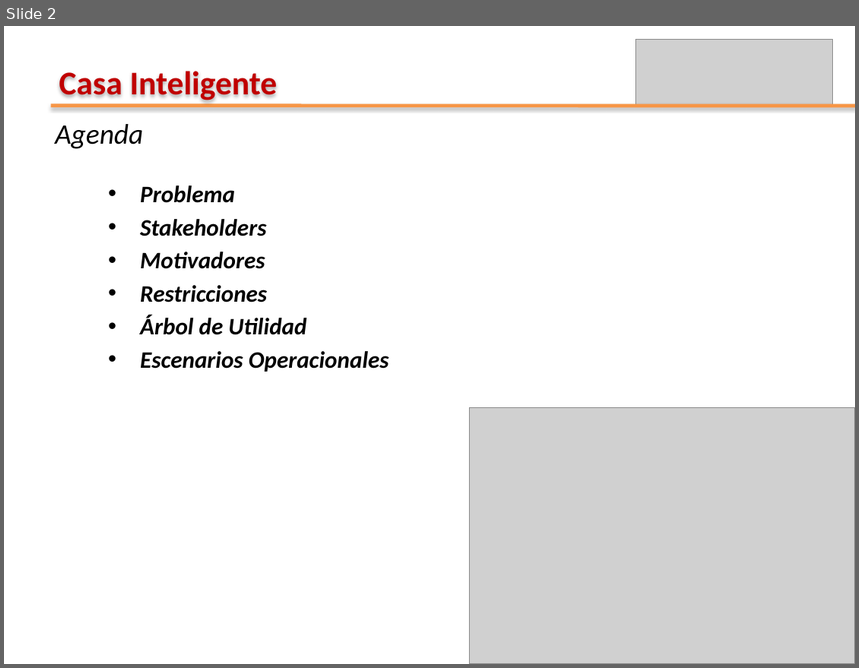
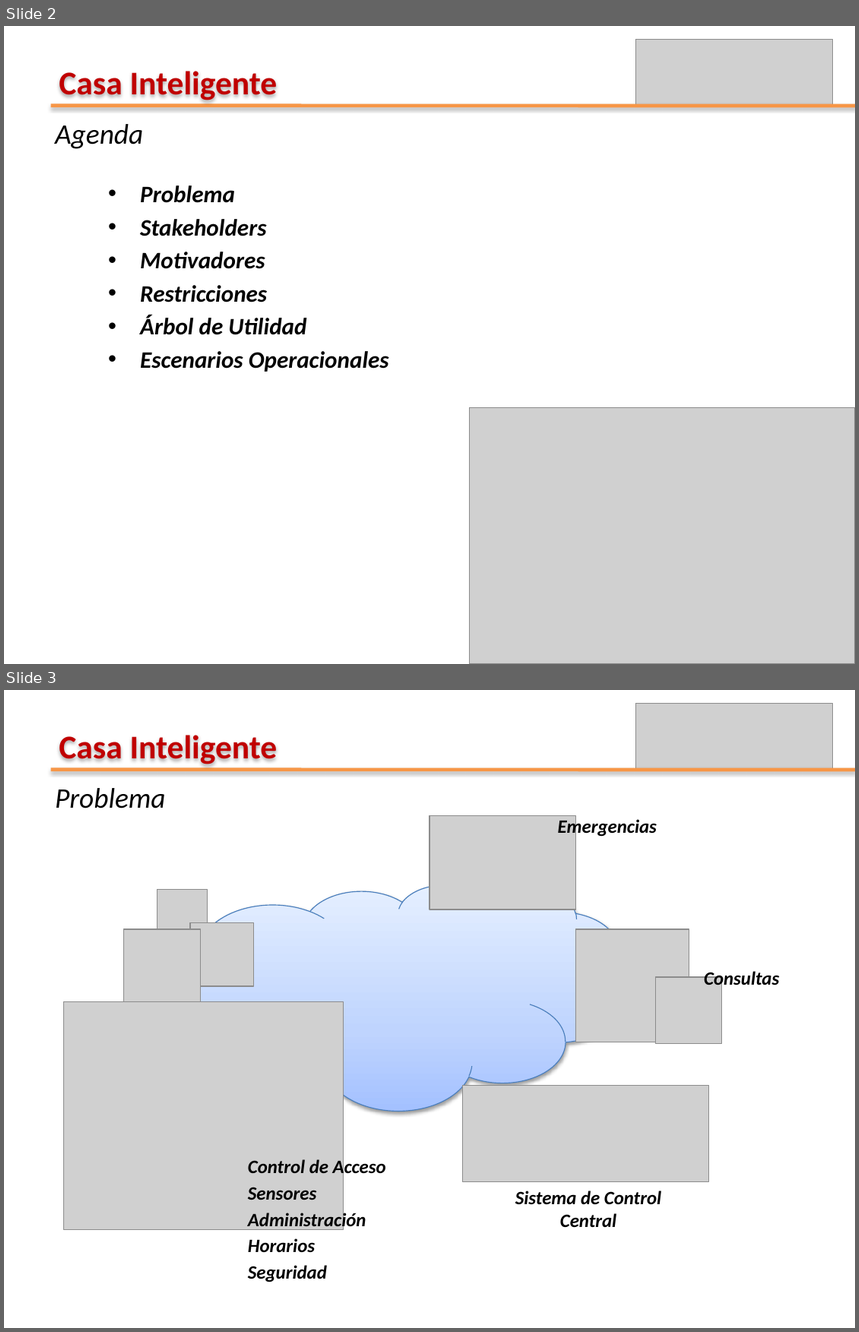
Before and after one commit to leseroth/ingenium-managment, a slide deck: CSOF5204 Arquitectura de Software/0609PrimeraEntregaSAD.pptx. Shown one above the other, each under a label of ours: slide 2 before the commit, slides 2 and 3 after it. The pictures are 859x668 and 859x1332 pixels, drawn with LibreOffice and Linux fonts; fonts in the diff are those of the drawing; grey boxes stand for pictures. Boxes give left, top, right and bottom in pixels: in the first picture for what was removed or moved away, otherwise in the second. Text is boxed around its words. In the diff, an @@ line names an element or a change of style, - is before the commit and + after.

```diff
--- a/CSOF5204 Arquitectura de Software/0609PrimeraEntregaSAD.pptx
+++ b/CSOF5204 Arquitectura de Software/0609PrimeraEntregaSAD.pptx
@@ slide 3 added at bbox=[4, 690, 855, 1328], background #FFFFFF @@
@@ picture added at bbox=[636, 704, 833, 770] @@
@@ text added at bbox=[59, 735, 278, 764], 28 pt, text #C00000, bold @@
+Casa Inteligente
@@ line added from (51, 770) to (855, 770), #F79646 3 pt @@
@@ text added at bbox=[55, 788, 165, 809], 24 pt, text #000000, italic @@
+Problema
@@ picture added at bbox=[430, 816, 576, 910] @@
@@ text added at bbox=[558, 818, 657, 837], 16 pt, text #000000, bold, italic @@
+Emergencias
@@ cloud added at bbox=[158, 884, 629, 1110], fill gradient #A4C4FF to #BFD4FF to #E6EEFF, outline #4B7EBC 0.75 pt @@
@@ picture added at bbox=[158, 889, 208, 939] @@
@@ picture added at bbox=[124, 929, 201, 1006] @@
@@ picture added at bbox=[190, 923, 254, 986] @@
@@ picture added at bbox=[576, 929, 690, 1043] @@
@@ picture added at bbox=[656, 978, 722, 1044] @@
@@ text added at bbox=[704, 971, 779, 989], 16 pt, text #000000, bold, italic @@
+Consultas
@@ picture added at bbox=[63, 1002, 343, 1230] @@
@@ picture added at bbox=[463, 1085, 709, 1182] @@
@@ text added at bbox=[248, 1158, 386, 1283], 16 pt, text #000000, bold, italic @@
+Control de Acceso
+Sensores
+Administración
+Horarios
+Seguridad
@@ text added at bbox=[515, 1191, 661, 1228], 16 pt, text #000000, bold, italic @@
+Sistema de Control Central
```
Also in this commit, not shown: 5 other slides added, 1 other file.
